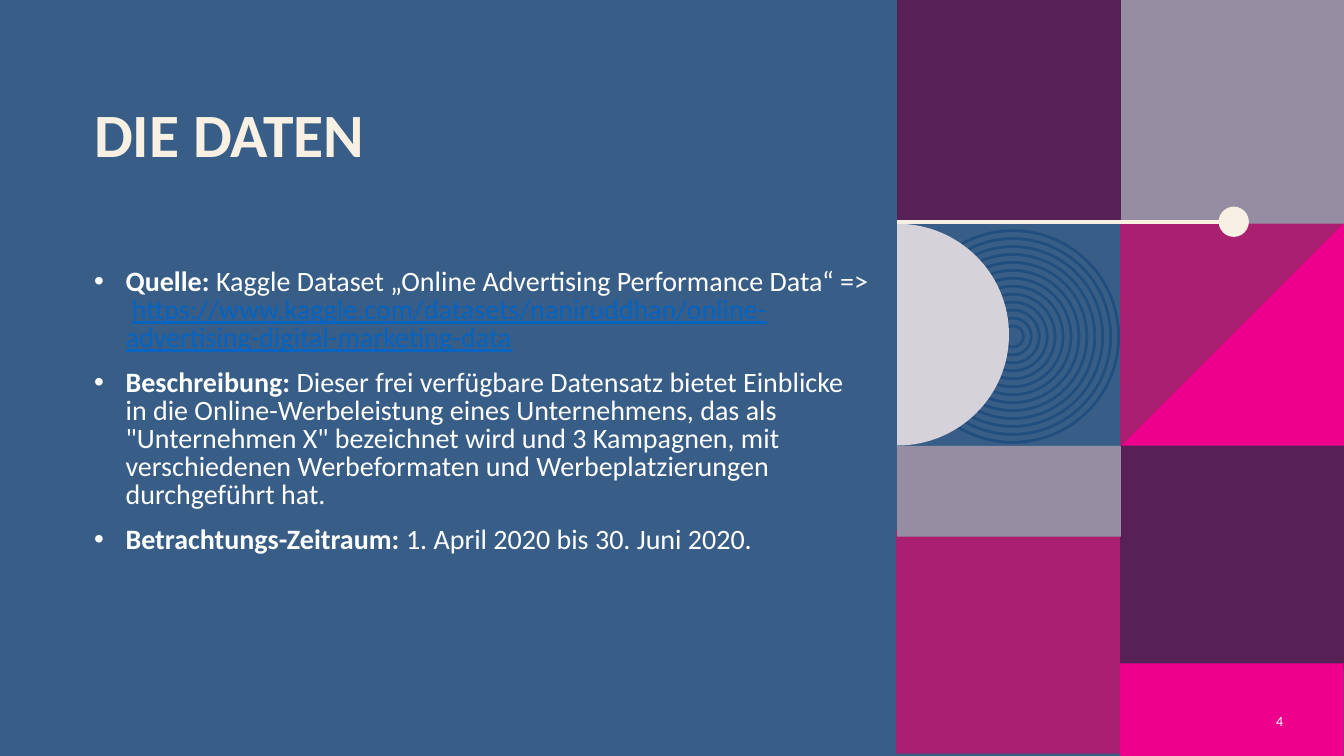
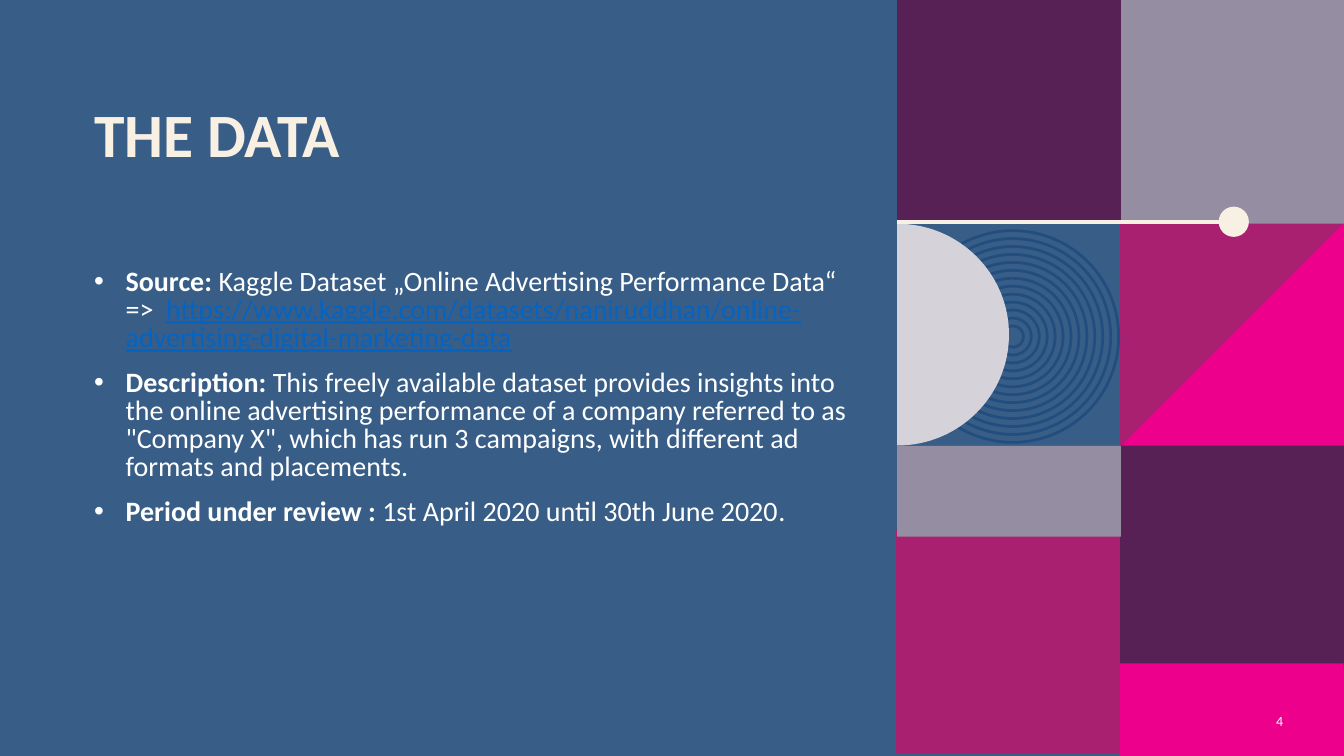
Before and after one commit to oliverschulz1983/Machine-learning-in-online-marketing-analysis-and-identification-of-optimisation-opportunities, a slide deck: slide 4 of Machine_Learning_in_Online_Marketing.pptx. Drawn at 1344x756 pixels with LibreOffice and Linux fonts; fonts in the diff are those of the drawing; background and template pictures are left out. Boxes give left, top, right and bottom in pixels: in the first picture for what was removed or moved away, otherwise in the second. Text is boxed around its words. In the diff, an @@ line names an element or a change of style, - is before the commit and + after.

Commit message:
Update Presentation

```diff
--- a/Machine_Learning_in_Online_Marketing.pptx
+++ b/Machine_Learning_in_Online_Marketing.pptx
@@ title at <box>94,117,340,157</box>: text changed @@
-DIE DATEN
+THE DATA
@@ text at <box>126,271,845,526</box>: text changed @@
-• Quelle: Kaggle Dataset „Online Advertising Performance Data“ => https://www.kaggle.com/datasets/naniruddhan/online-advertising-digital-marketing-data
-• Beschreibung: Dieser frei verfügbare Datensatz bietet Einblicke in die Online-Werbeleistung eines Unternehmens, das als "Unternehmen X" bezeichnet wird und 3 Kampagnen, mit verschiedenen Werbeformaten und Werbeplatzierungen durchgeführt hat.
-• Betrachtungs-Zeitraum: 1. April 2020 bis 30. Juni 2020.
+• Source: Kaggle Dataset „Online Advertising Performance Data“ => https://www.kaggle.com/datasets/naniruddhan/online-advertising-digital-marketing-data
+• Description: This freely available dataset provides insights into the online advertising performance of a company referred to as "Company X", which has run 3 campaigns, with different ad formats and placements.
+• Period under review : 1st April 2020 until 30th June 2020.
```
Also in this commit, not shown: 14 other slides changed, 2 slides added, 3 slides removed.
